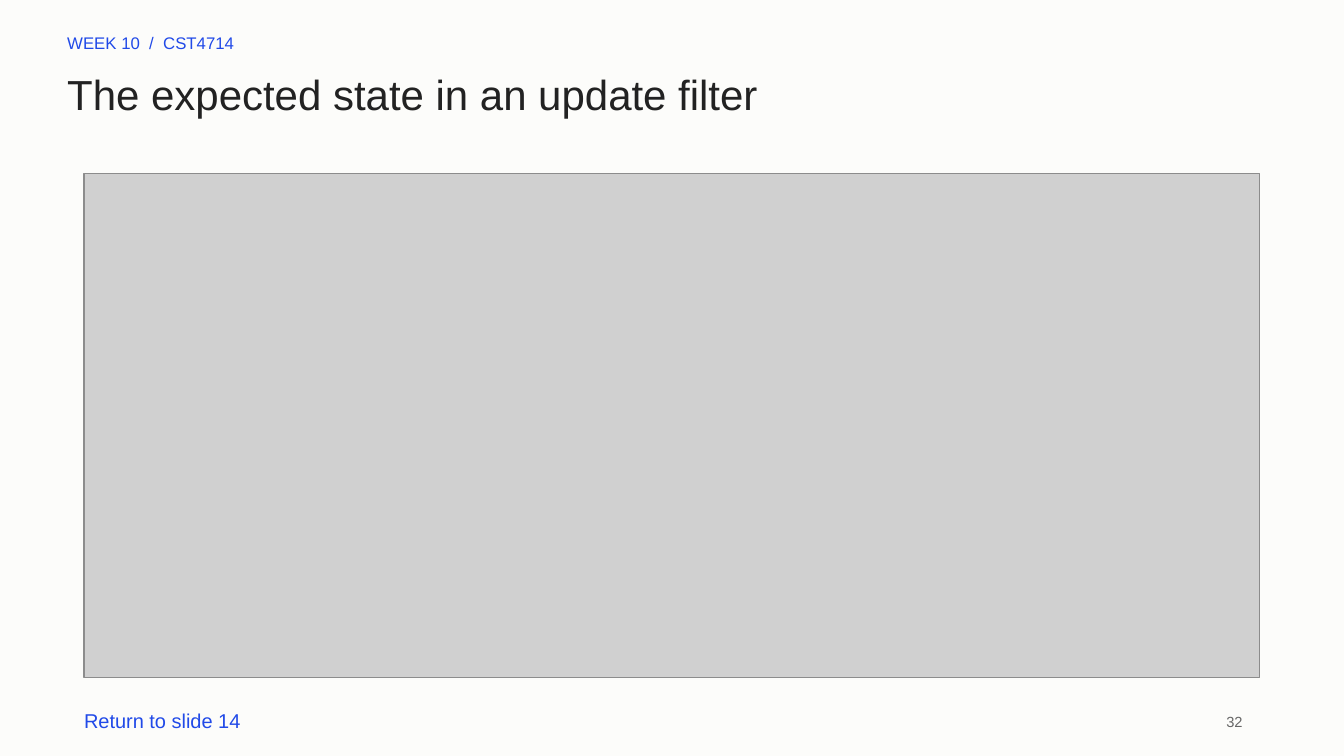
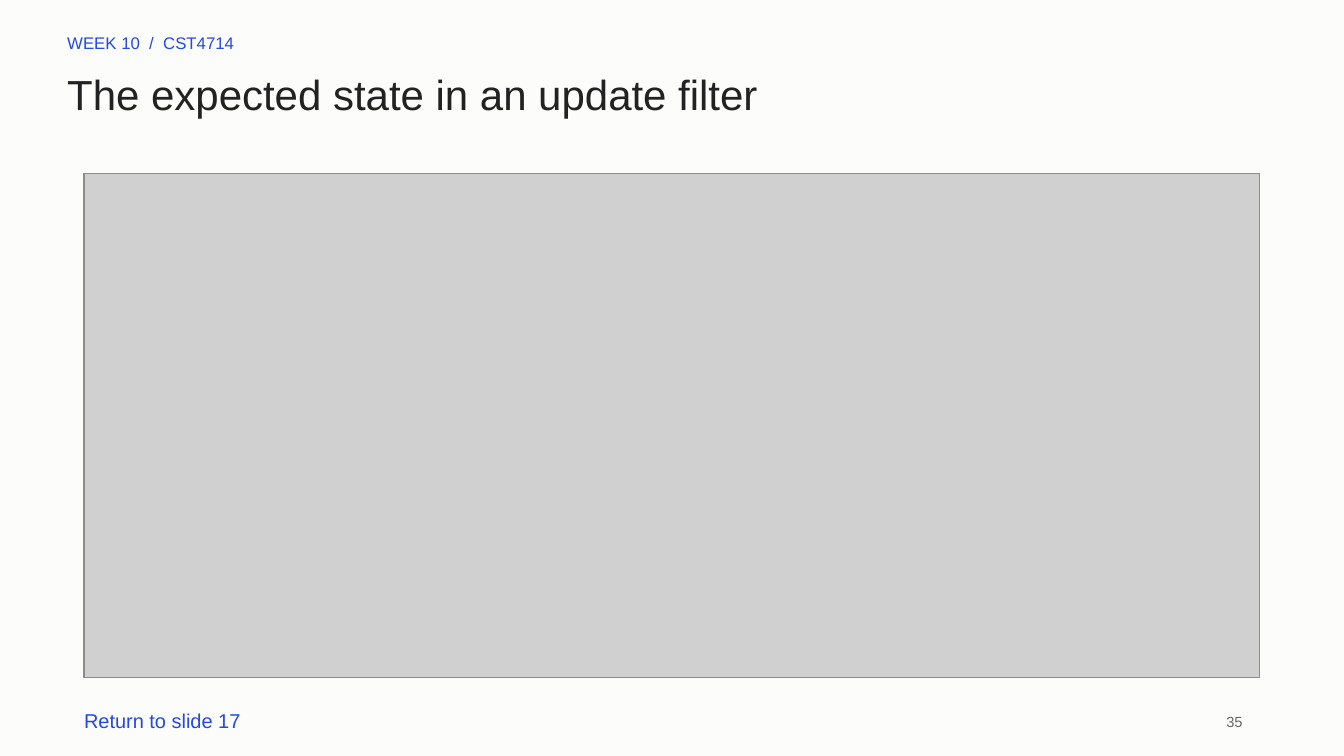
Before and after one commit to lolusername/CST4714_DB_admin, a slide deck: slide 35 of week_10/week_10_mql_document_modeling.pptx (slide 32 before the commit). Drawn at 1344x756 pixels with LibreOffice and Linux fonts; fonts in the diff are those of the drawing; grey boxes stand for pictures. Boxes give left, top, right and bottom in pixels: in the first picture for what was removed or moved away, otherwise in the second. Text is boxed around its words. In the diff, an @@ line names an element or a change of style, - is before the commit and + after.

```diff
--- a/week_10/week_10_mql_document_modeling.pptx
+++ b/week_10/week_10_mql_document_modeling.pptx
@@ text at (84, 713, 240, 728): text changed @@
-Return to slide 14
+Return to slide 17
@@ text at (1226, 717, 1242, 727): text changed @@
-32
+35
```
Also in this commit, not shown: 26 other slides changed, 3 slides added, 5 other files.
